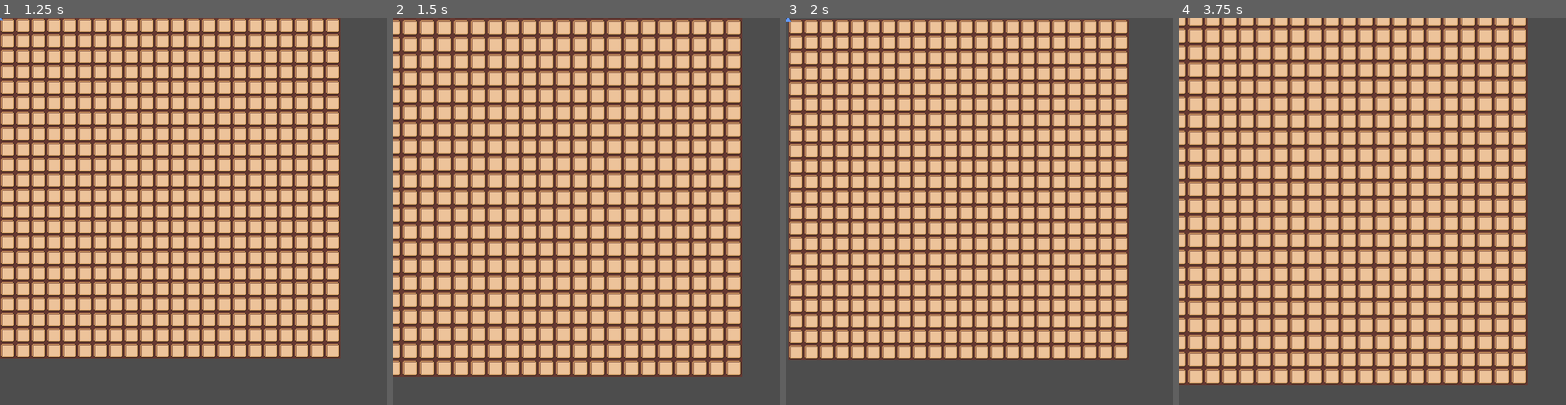
Above: before the commit, frames 1-4 (left to right).
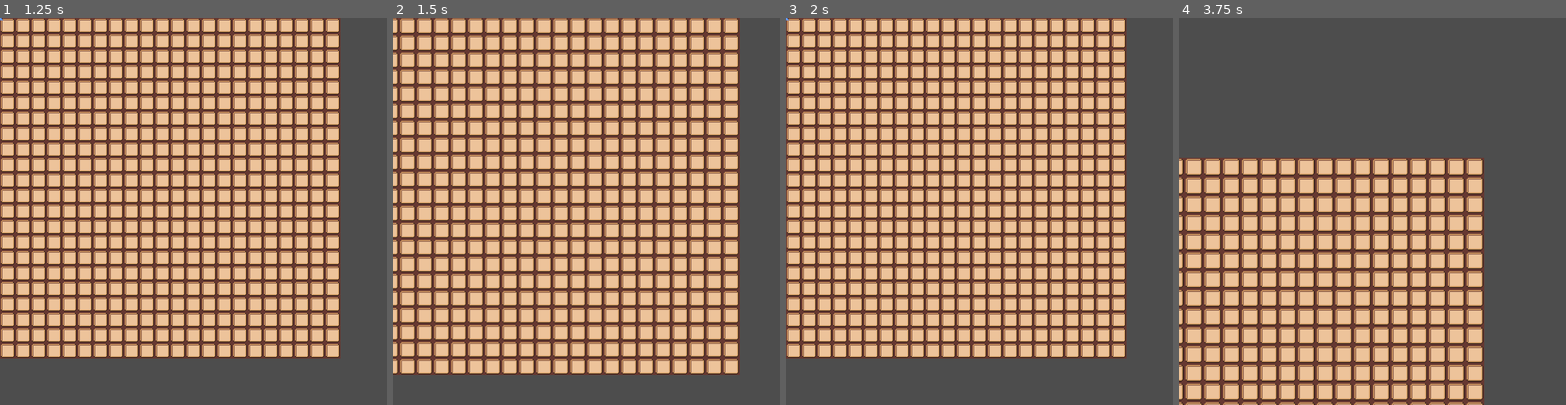
Above: after the commit, the same moments.

Repository: cmd-anurag/cluedo
Game: Godot game, scene res://main_menu.tscn
Same seed, same stepped clock (60 frames per second), same inputs: the game is played once before the commit and once after it.
Inputs (mouse positions are in pixels of both pictures, inside the frame that each line leads up to):
- Up to frame 1 (1.25 s): click "Start Game" at 0.5 s
- Up to frame 2 (1.5 s): tap Enter at 1.25 s; move the mouse to (671, 192) at 1.27 s; hold Mouse wheel up (Scroll_up, bound only before the commit) from 1.28 s (still down)
- Up to frame 3 (2 s): keep holding Mouse wheel up (Scroll_up, bound only before the commit); tap Mouse wheel down (scroll_down) at 1.55 s
- Up to frame 4 (3.75 s): tap Space at 2, 3.5 s; move the mouse to (1295, 230) at 2.02 s; release Mouse wheel up (Scroll_up, bound only before the commit) at 2.03 s; tap Mouse wheel down (scroll_down) at 2.1 s; tap Middle mouse button (middle_click, bound only after the com… at 2.3 s; tap Enter at 2.75 s; move the mouse to (1411, 126) at 2.77 s; hold Middle mouse button (middle_click, bound only after the com… 2.78-3.53 s; tap Mouse wheel up (Scroll_up, bound only before the commit) at 3.05, 3.6 s; move the mouse to (1353, 288) at 3.52 s

Frame 1 is identical in both runs. In frame 2, 51% of the frame differs, in the area x 0-91%, y 0-93%; in frame 3, 44%; in frame 4, 76%, in the area x 0-91%, y 0-100%.

Commit message:
#14: Added Zoom and pan

Diff:
--- a/board.tscn
+++ b/board.tscn
@@ -1,7 +1,8 @@
-[gd_scene load_steps=8 format=4 uid="uid://d28jw10tkoas5"]
+[gd_scene load_steps=9 format=4 uid="uid://d28jw10tkoas5"]
 
 [ext_resource type="Texture2D" uid="uid://m3rgu44qsug4" path="res://tiles/highlighted_cell.png" id="1_jqgjh"]
 [ext_resource type="Texture2D" uid="uid://32e7y7kg6c2o" path="res://tiles/cell.png" id="1_p0ybc"]
+[ext_resource type="Script" uid="uid://bo5ney7ic4662" path="res://camera_2d.gd" id="1_vf5bc"]
 [ext_resource type="Script" uid="uid://b4wxg0cygchqm" path="res://main_board.gd" id="2_psm7c"]
 [ext_resource type="PackedScene" uid="uid://dulb1lttgabf2" path="res://player_blue.tscn" id="3_8l818"]
 
@@ -22,11 +23,13 @@
 
 [node name="Board" type="Node2D"]
 
-[node name="BoardView" type="CanvasLayer" parent="."]
+[node name="Camera2D" type="Camera2D" parent="."]
+anchor_mode = 0
+script = ExtResource("1_vf5bc")
 
-[node name="main_board" type="TileMapLayer" parent="BoardView"]
+[node name="main_board" type="TileMapLayer" parent="."]
 tile_map_data = PackedByteArray("AAAAAAAAAQAAAAAAAAAAAAEAAQAAAAAAAAAAAAIAAQAAAAAAAAAAAAMAAQAAAAAAAAAAAAQAAQAAAAAAAAAAAA …(7664 unchanged characters)…
 tile_set = SubResource("TileSet_8l818")
 script = ExtResource("2_psm7c")
 
-[node name="player_blue" parent="BoardView" instance=ExtResource("3_8l818")]
+[node name="player_blue" parent="." instance=ExtResource("3_8l818")]
--- /dev/null
+++ b/camera_2d.gd
@@ -0,0 +1,37 @@
+extends Camera2D
+
+const ZOOM_SPEED = 1.1
+var is_panning = false
+var pan_start_position
+
+func _input(event):
+	if event.is_action_pressed("scroll_up"):
+		zoom_at_mouse(ZOOM_SPEED)
+	elif event.is_action_pressed("scroll_down"):
+		zoom_at_mouse(1.0 / ZOOM_SPEED)
+	elif event.is_action_pressed("middle_click"):
+		is_panning = true
+		pan_start_position = get_viewport().get_mouse_position()
+	elif event.is_action_released("middle_click"):
+		is_panning = false
+
+func zoom_at_mouse(scale_factor: float):
+	var mouse_world_pos_before = get_global_mouse_position()
+	var new_zoom = self.zoom * Vector2.ONE * scale_factor
+	self.zoom = clamp(new_zoom,Vector2(1,1),Vector2(4,4))
+	var mouse_world_pos_after = get_global_mouse_position()
+	var translation_needed = mouse_world_pos_before - mouse_world_pos_after
+	self.position += translation_needed
+
+func mouse_panning_handler(panning: bool):
+	if panning:
+		var current_mouse_position = get_viewport().get_mouse_position()
+		var screen_delta = current_mouse_position - pan_start_position
+		var canvas_transform = get_viewport().get_canvas_transform()
+		var screen_to_world_matrix = canvas_transform.affine_inverse()
+		var world_delta = screen_to_world_matrix.basis_xform(screen_delta)
+		self.position -= world_delta
+		pan_start_position = current_mouse_position
+
+func _process(delta: float) -> void:
+	mouse_panning_handler(is_panning)
--- a/main_board.gd
+++ b/main_board.gd
@@ -36,26 +36,6 @@
 			var atlasCoords = Vector2i(0, 0)
 			set_cell(destination, 0, atlasCoords);
 			print(destination)
-	elif(event.is_action_pressed("scroll_down")):
-		target = to_local(get_global_mouse_position())
-		$"../../BoardView".scale.x -= 0.1;
-		$"../../BoardView".scale.y -= 0.1;
-		print($"../../BoardView".offset)
-		target2 = to_local(get_global_mouse_position())
-		$"../../BoardView".offset.x -= target.x-target2.x;
-		$"../../BoardView".offset.y -= target.y-target2.y;
-		print($"../../BoardView".offset)
-
-	elif(event.is_action_pressed("Scroll_up")):
-		target = to_local(get_global_mouse_position())
-		$"../../BoardView".scale.x += 0.1;
-		$"../../BoardView".scale.y += 0.1;
-		print($"../../BoardView".offset)
-		target2 = to_local(get_global_mouse_position())
-		$"../../BoardView".offset.x -= target.x-target2.x;
-		$"../../BoardView".offset.y -= target.y-target2.y;
-		print($"../../BoardView".offset)
-
 
 func generatePaths(path: Array, current_cell: Vector2i, visited: Array, all_paths: Array) -> void:
 	path.append(current_cell)
--- a/project.godot
+++ b/project.godot
@@ -13,7 +13,7 @@
 config/name="Cluedo"
 run/main_scene="uid://c8xom0r251w4f"
 config/features=PackedStringArray("4.5", "GL Compatibility")
-config/icon="res://icon.svg"
+config/icon="uid://lwfi6n67r40v"
 
 [display]
 
@@ -28,7 +28,7 @@
 "events": [Object(InputEventMouseButton,"resource_local_to_scene":false,"resource_name":"","device":-1,"window_id":0,"a …(253 unchanged characters)…
 ]
 }
-Scroll_up={
+scroll_up={
 "deadzone": 0.2,
 "events": [Object(InputEventMouseButton,"resource_local_to_scene":false,"resource_name":"","device":-1,"window_id":0,"a …(253 unchanged characters)…
 ]
@@ -38,6 +38,11 @@
 "events": [Object(InputEventMouseButton,"resource_local_to_scene":false,"resource_name":"","device":-1,"window_id":0,"a …(253 unchanged characters)…
 ]
 }
+middle_click={
+"deadzone": 0.2,
+"events": [Object(InputEventMouseButton,"resource_local_to_scene":false,"resource_name":"","device":-1,"window_id":0,"alt_pressed":false,"shift_pressed":false,"ctrl_pressed":false,"meta_pressed":false,"button_mask":0,"position":Vector2(0, 0),"global_position":Vector2(0, 0),"factor":1.0,"button_index":3,"canceled":false,"pressed":false,"double_click":false,"script":null)
+]
+}
 
 [rendering]
 
Not shown, added: camera_2d.gd.uid
